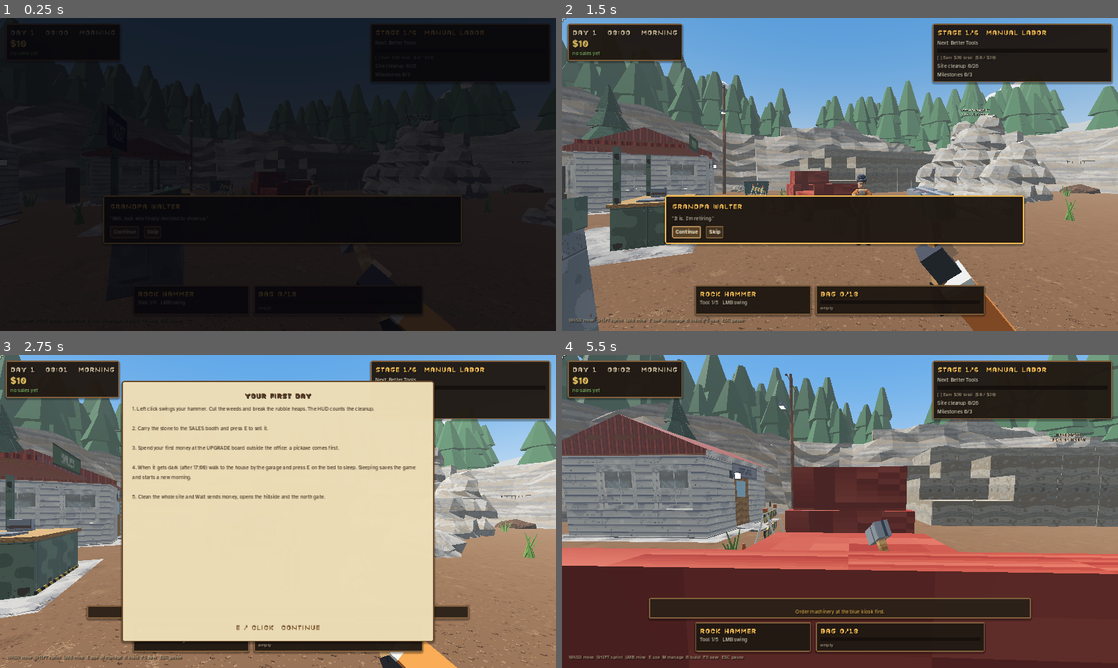
Above: before the commit, frames 1-4 (two rows, left to right).
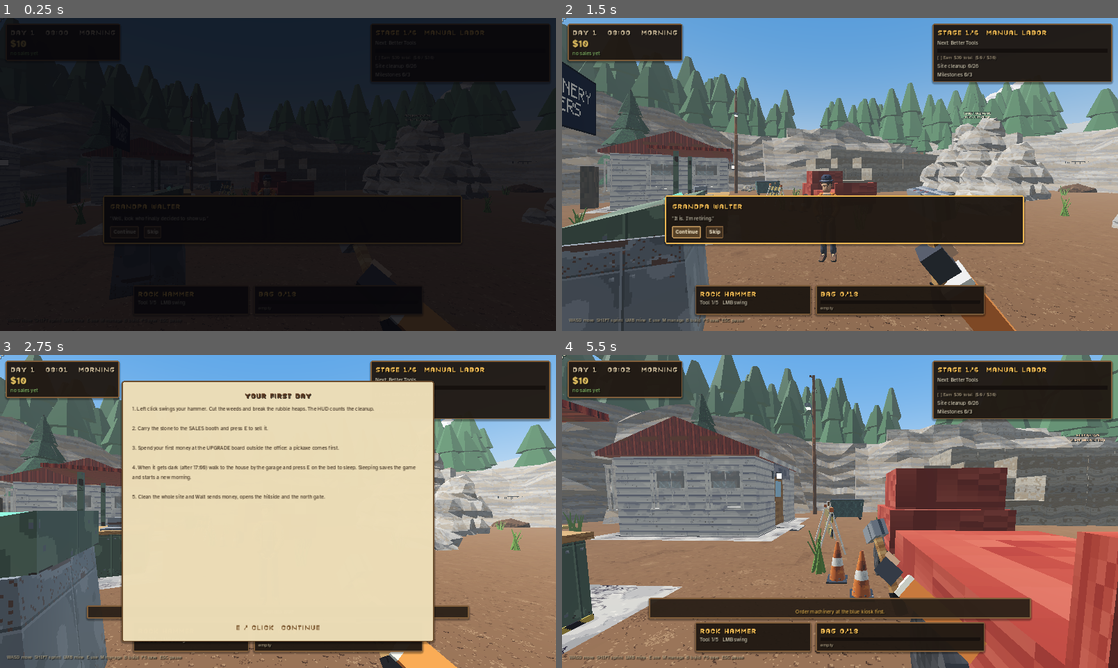
Above: after the commit, the same moments.

Repository: jafetmora79-lab/Quarry-Days
Game: Godot game, scene res://Main.tscn
The game is run twice, just before and just after one commit, with the same random seed, the same clock (stepped at 60 frames per second) and the same inputs.
Inputs (mouse positions are in pixels of both pictures, inside the frame that each line leads up to):
- Up to frame 1 (0.25 s): no input
- Up to frame 2 (1.5 s): click "Continue" at 0.5 s; click "Continue" at 1.25 s
- Up to frame 3 (2.75 s): click "Skip" at 2 s
- Up to frame 4 (5.5 s): tap Enter at 2.75 s; move the mouse to (962, 495) at 2.77 s; hold D (move_right) 2.78-3.53 s; hold E (interact) 2.78-3.53 s; click (962, 495) at 2.92 s; tap Space at 3.02, 3.77, 5.27 s; move the mouse to (812, 511) at 3.52 s; hold W (move_forward) from 3.53 s (still down); tap P (place_machine) at 3.6 s; move the mouse to (851, 505) at 4.27 s; hold R (rotate_machine) 4.28-5.03 s; move the mouse to (834, 517) at 5.02 s; tap Shift (sprint) at 5.1 s; click (834, 517) at 5.17 s

The runs differ from the first frame. In frame 1, less than 0.1% of the frame differs, in the area x 1-80%, y 25-57%; in frame 2, 23%; in frame 3, 16%; in frame 4, 55%, in the area x 0-100%, y 0-100%.

Commit message:
Fix regressions from the cinematic: walking NPCs do not block, fades replace each other, truck marks navigation dirty, tests skip the intro
Co-Authored-By: Claude Sonnet 5.5 <noreply@anthropic.com>
Claude-Session: https://claude.ai/code/session_01BdFm1yVtnu8eVQTLcJwNBQ

Diff:
--- a/data/progression.json
+++ b/data/progression.json
@@ -1066,9 +1066,9 @@
   "walter": {
     "_comment": "Phase 7.5: Walter is alive and retiring, not dead. Intro scene, timed visits and journal. Conditions: stage (id), quarry_level, cleaned (site cleanup done). Visits show once, in the morning/afternoon, when the player talks to him.",
     "pos": [
-      -4.2,
+      -3.2,
       0,
-      5.2
+      7.4
     ],
     "journal": {
       "lockbox": {
--- a/scripts/hud.gd
+++ b/scripts/hud.gd
@@ -374,9 +374,16 @@
 	card.modulate.a = 0.0
 
 ## Fades the screen to black (alpha 1) or back (0), used when going to sleep.
+var _fade_tween: Tween
+
 func fade_to(alpha: float, seconds: float) -> void:
-	var tw := create_tween()
-	tw.tween_property(fade_rect, "color:a", alpha, seconds)
+	if _fade_tween and _fade_tween.is_valid():
+		_fade_tween.kill()                     # a newer fade replaces the one still running
+	if seconds <= 0.0:
+		fade_rect.color.a = alpha
+		return
+	_fade_tween = create_tween()
+	_fade_tween.tween_property(fade_rect, "color:a", alpha, seconds)
 
 func fade_alpha() -> float:
 	return fade_rect.color.a
--- a/scripts/main.gd
+++ b/scripts/main.gd
@@ -3361,6 +3361,7 @@
 			root.add_child(w)
 	world.add_child(root)
 	truck_node = root
+	nav_dirty = true
 
 ## Walter: the miner model with white hair. Anyone can talk to him with E while he waits.
 func _spawn_walter(at := Vector3.INF, face_to := Vector3.ZERO, npc := "walter") -> void:
@@ -3411,6 +3412,7 @@
 ## Walter walks to `goal` along the navigation mesh (a straight line while it is not ready).
 func _walter_goto(goal: Vector3) -> void:
 	walter_goal = goal
+	walter_node.collision_layer = 0            # walking people do not block the player
 	var from := walter_node.global_position
 	walter_path = NavigationServer3D.map_get_path(nav_map, from, goal, true) if nav_ready() else PackedVector3Array()
 	if walter_path.size() < 2:
@@ -3440,6 +3442,7 @@
 		if not walking:
 			if walter_mode == "arriving":
 				walter_mode = "waiting"
+				walter_node.collision_layer = 1
 				_walter_face_player()
 				if hud:
 					var who := str(prog.visit_def(walter_visit).get("npc_name", "Grandpa Walt"))
--- a/tests/test_phase6_1.gd
+++ b/tests/test_phase6_1.gd
@@ -122,6 +122,8 @@
 	await process_frame
 	await physics_frame
 	await physics_frame
+	if game.walter_dialog:
+		game.walter_dialog.skip()
 	game.hud.close_card()
 	game.tutorial_visible = false
 	var st: QuarryState = game.state
--- a/tests/test_phase6_2.gd
+++ b/tests/test_phase6_2.gd
@@ -36,6 +36,8 @@
 	await process_frame
 	await physics_frame
 	await physics_frame
+	if game.walter_dialog:
+		game.walter_dialog.skip()
 	game.hud.close_card()
 	game.tutorial_visible = false
 	var st: QuarryState = game.state
--- a/tests/test_phase6_3b.gd
+++ b/tests/test_phase6_3b.gd
@@ -57,6 +57,8 @@
 	await process_frame
 	for i in range(5):
 		await physics_frame
+	if game.walter_dialog:
+		game.walter_dialog.skip()
 	game.hud.close_card()
 	game.tutorial_visible = false
 	var st: QuarryState = game.state
